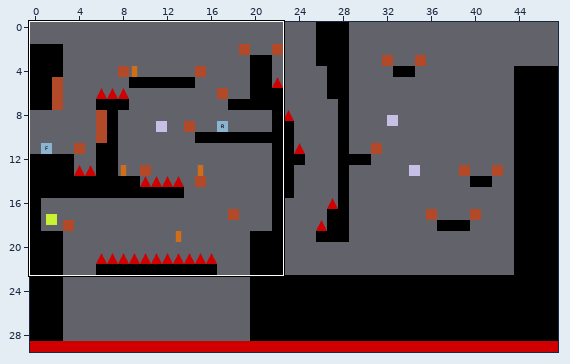
Tiled map (JSON) -- maps/level_04.json. Above: a wide view before the commit, with the close-up outlined.
Close-up. Before:
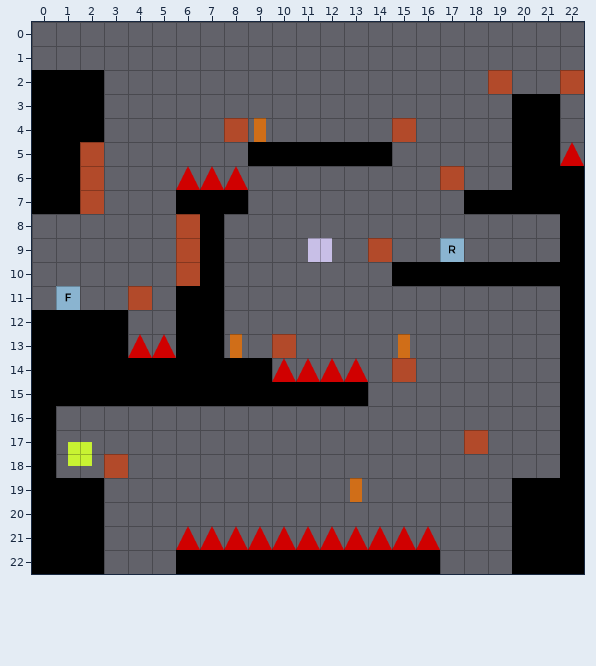
Cells are 64x64 px. Shown: x 0..22, y 0..22.
After the commit:
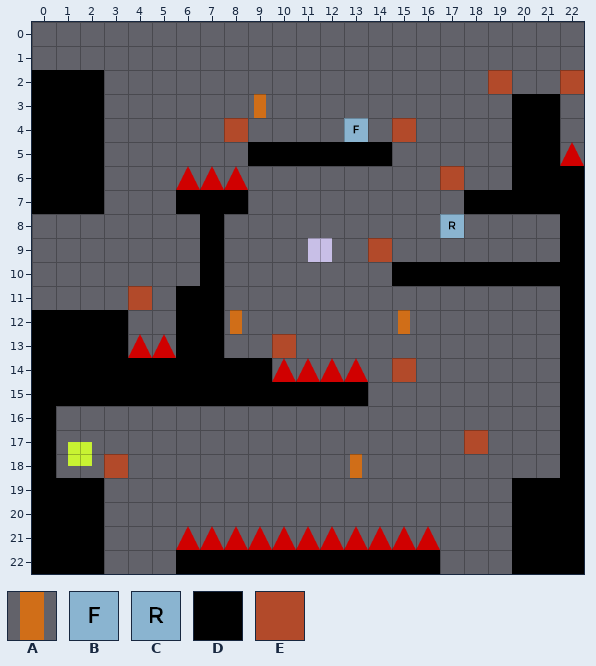
Key: from "tileset": A 47, B 55, C 57, D 78, E 81.
_ is an empty cell.
Objects are placed by their top-left corner, in cells (3,4 is the top-left corner of cell 3,4); size is 1x1 cell unless given.
Changes in this commit:
Layer "layer_platforms":
Tile D replaces tile E in rows 5 to 7 at x 2.
The edit erases tile E in rows 8 to 10 at x 6.
Layer "SpawnFrog":
A new object: B at 13,4.
Layer "SpawnRaven":
Object C at 17,9 becomes C at 17,8.
Object B at 1,11 is removed.
Layer "Stake":
Object A at 9,4 becomes A at 9,3.
Object A at 8,13 becomes A at 8,12.
Object A at 15,13 becomes A at 15,12.
Object A at 13,19 becomes A at 13,18.
